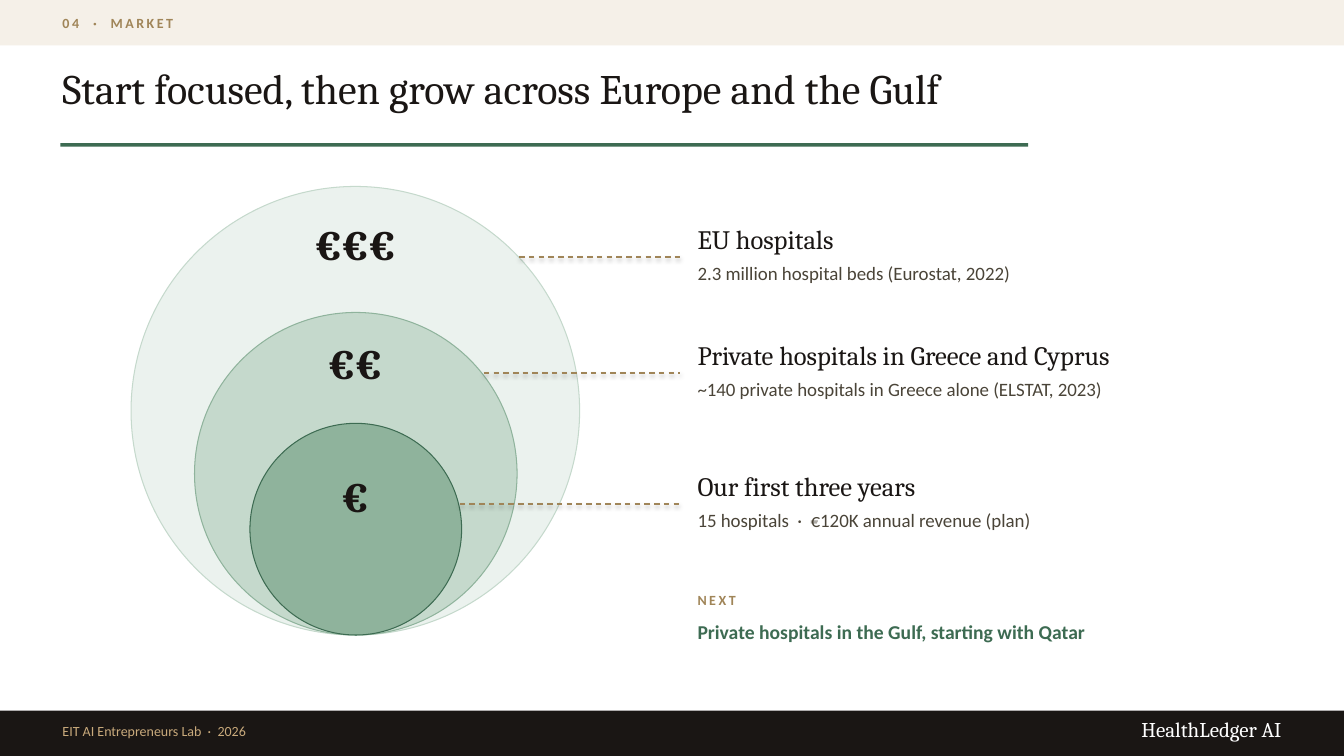
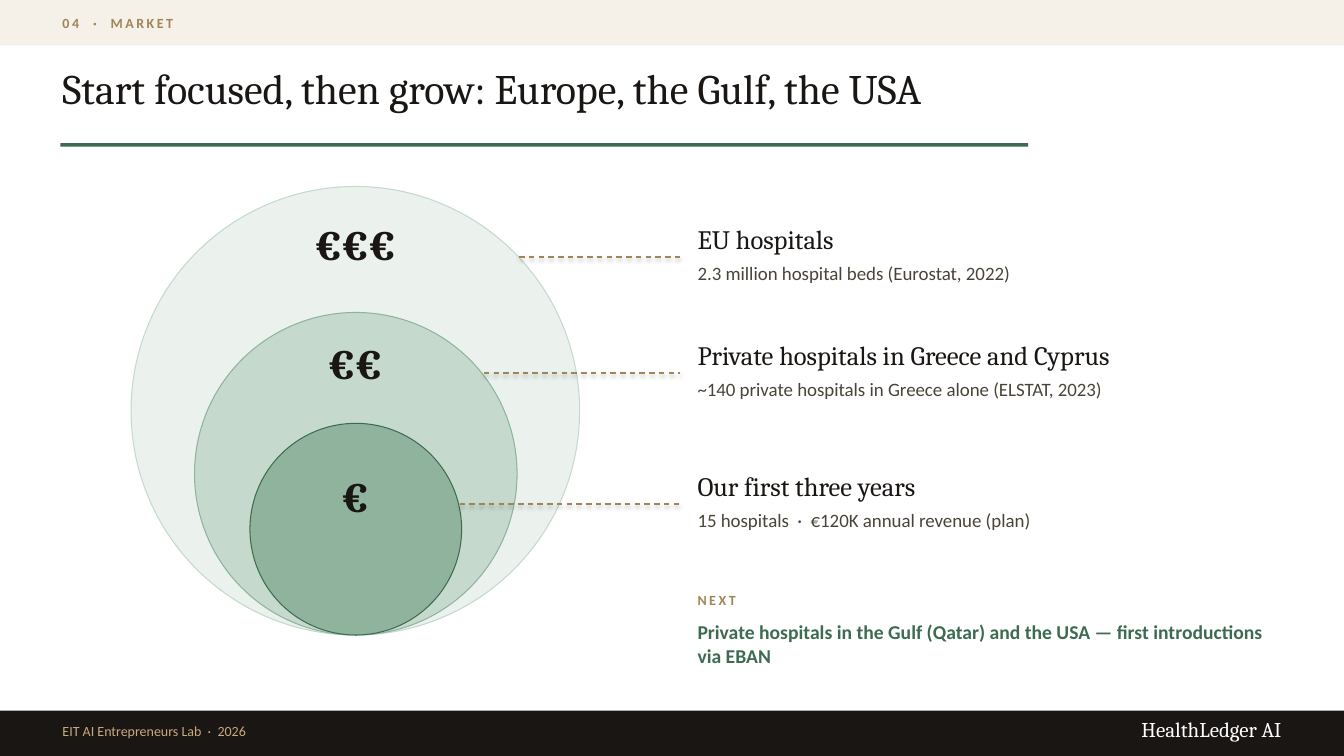
Before and after one commit to mrply97/AI, a slide deck: slide 9 of HealthLedgerAI_EIT_Pitch.pptx. Drawn at 1344x756 pixels with LibreOffice and Linux fonts; fonts in the diff are those of the drawing. Boxes give left, top, right and bottom in pixels: in the first picture for what was removed or moved away, otherwise in the second. Text is boxed around its words. In the diff, an @@ line names an element or a change of style, - is before the commit and + after.

```diff
--- a/HealthLedgerAI_EIT_Pitch.pptx
+++ b/HealthLedgerAI_EIT_Pitch.pptx
@@ text at bbox=[62, 74, 922, 114]: text changed @@
-Start focused, then grow across Europe and the Gulf
+Start focused, then grow: Europe, the Gulf, the USA
@@ text at bbox=[698, 624, 1262, 663]: text changed @@
-Private hospitals in the Gulf, starting with Qatar
+Private hospitals in the Gulf (Qatar) and the USA — first introductions via EBAN
```
Also in this commit, not shown: 1 other slide changed, 1 other file.
